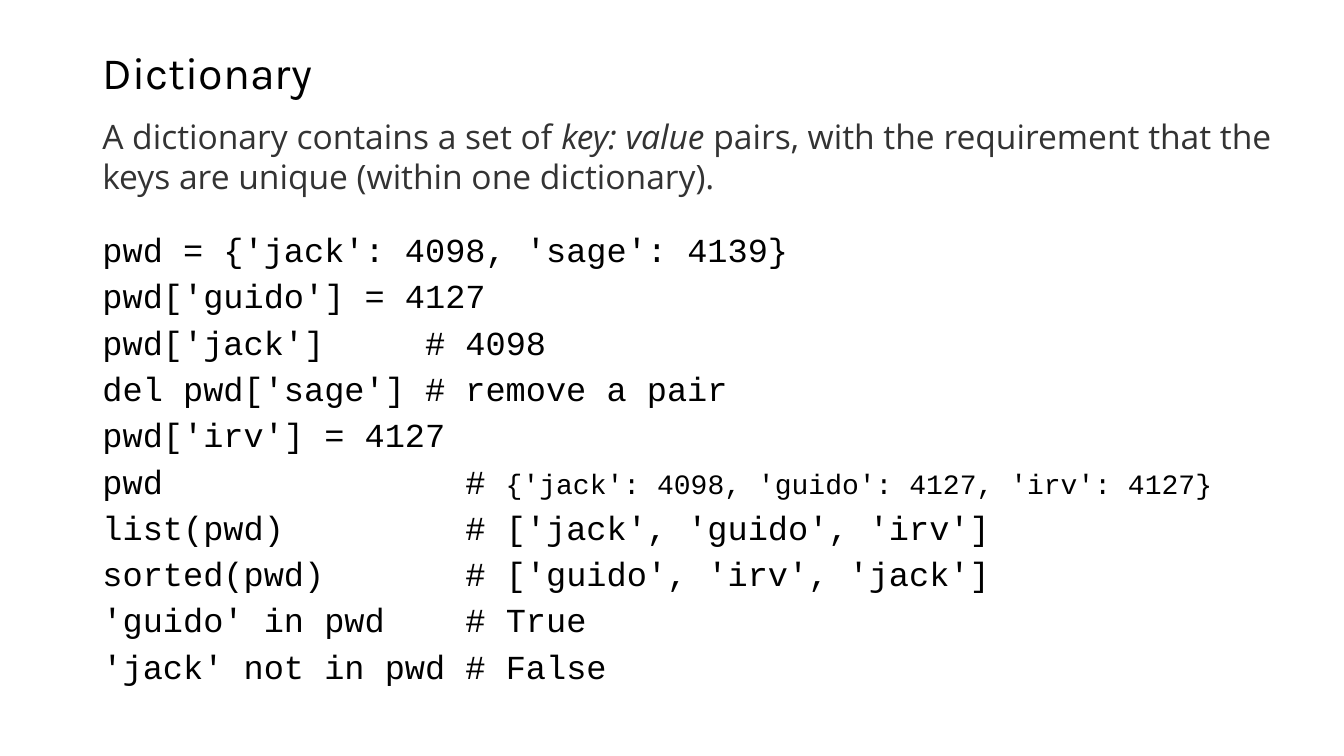
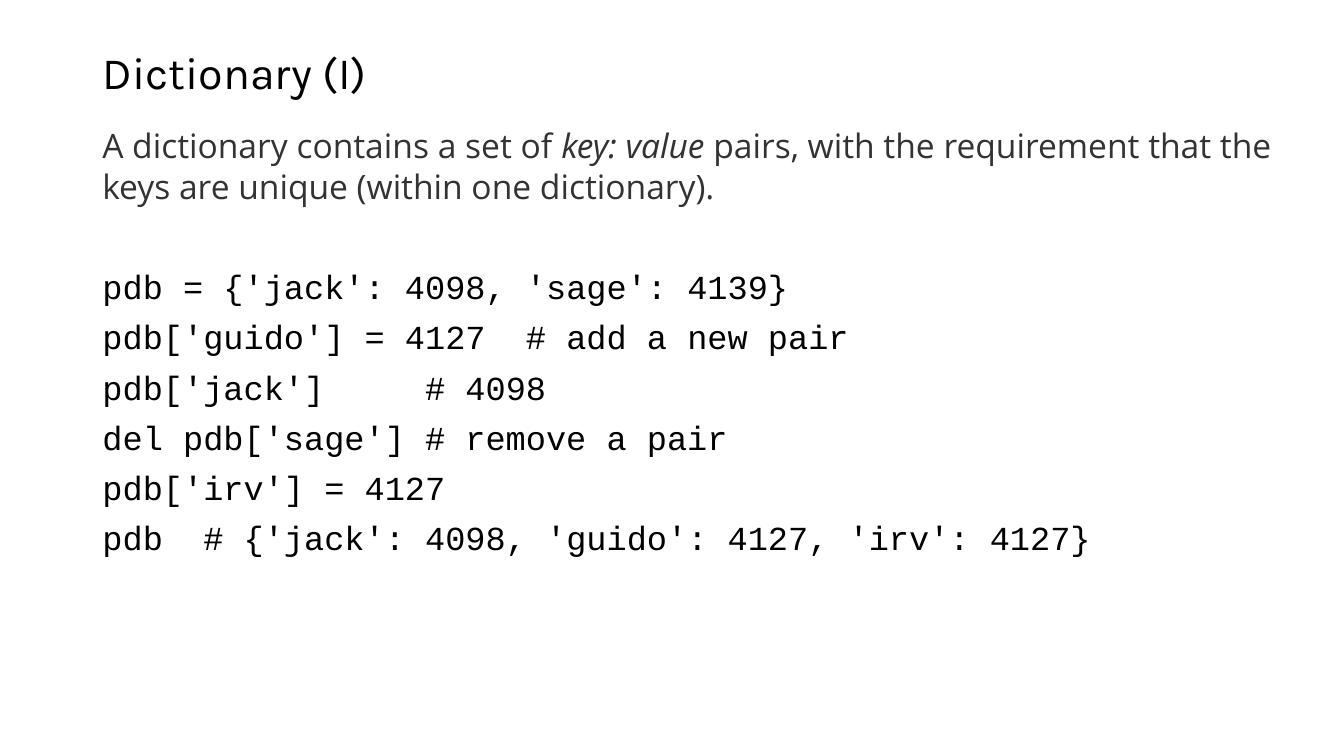
Before and after one commit to liu3zhenlab/teaching, a slide deck: slide 10 of PLPTH813Bioinformatis/2025/1_lecture/lecture16_Python.pptx. Drawn at 1344x756 pixels with LibreOffice and Linux fonts; fonts in the diff are those of the drawing. Boxes give left, top, right and bottom in pixels: in the first picture for what was removed or moved away, otherwise in the second. Text is boxed around its words. In the diff, an @@ line names an element or a change of style, - is before the commit and + after.

Commit message:
update

```diff
--- a/PLPTH813Bioinformatis/2025/1_lecture/lecture16_Python.pptx
+++ b/PLPTH813Bioinformatis/2025/1_lecture/lecture16_Python.pptx
@@ title at (102, 56, 366, 100): text changed @@
-Dictionary
+Dictionary (I)
@@ text "A dictionary contains a set ...": place and size @@
-text "A dictionary contains a set ..." at (102, 123, 1271, 197)
+text "A dictionary contains a set ..." at (102, 132, 1271, 207)
@@ text at (102, 275, 1091, 557): text changed @@
-pwd = {'jack': 4098, 'sage': 4139}
-pwd['guido'] = 4127
-pwd['jack'] # 4098
-del pwd['sage'] # remove a pair
-pwd['irv'] = 4127
-pwd # {'jack': 4098, 'guido': 4127, 'irv': 4127}
-list(pwd) # ['jack', 'guido', 'irv']
-sorted(pwd) # ['guido', 'irv', 'jack']
-'guido' in pwd # True
-'jack' not in pwd # False
+pdb = {'jack': 4098, 'sage': 4139}
+pdb['guido'] = 4127 # add a new pair
+pdb['jack'] # 4098
+del pdb['sage'] # remove a pair
+pdb['irv'] = 4127
+pdb # {'jack': 4098, 'guido': 4127, 'irv': 4127}
```
Also in this commit, not shown: 13 other slides changed, 1 slide added.
